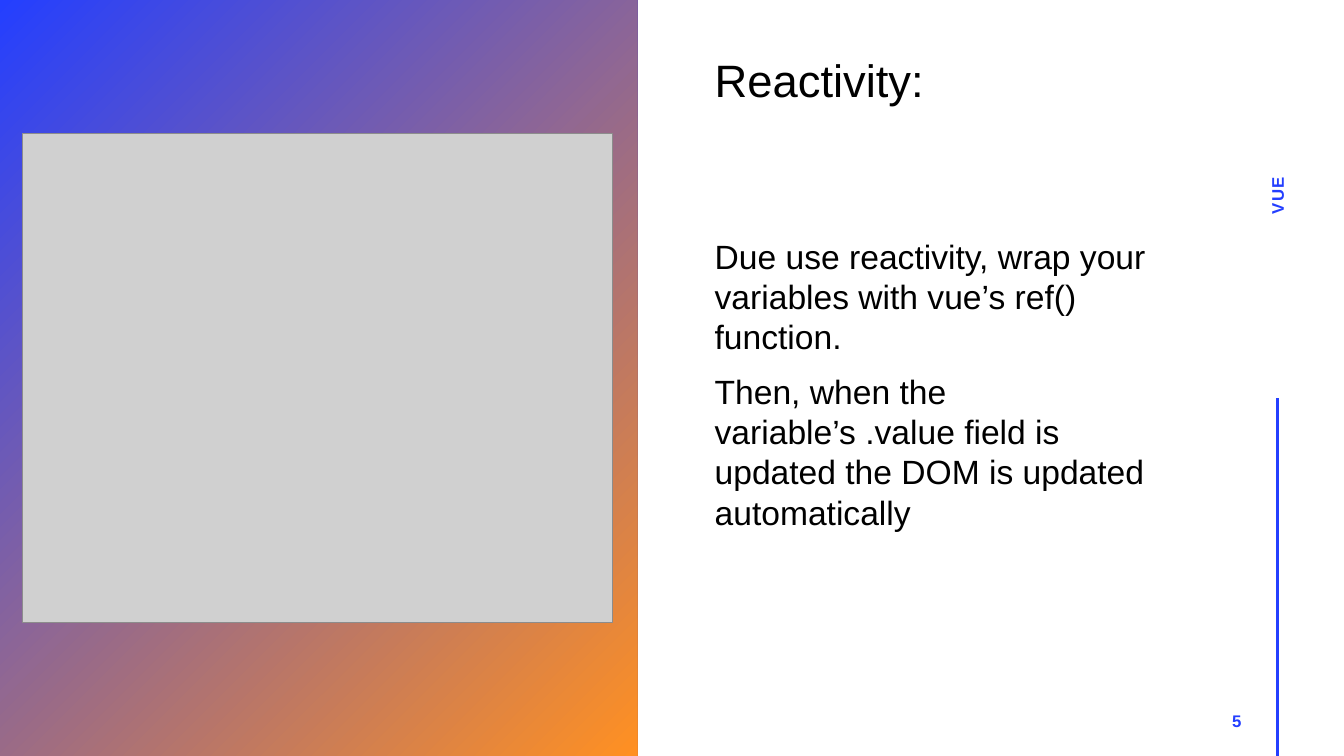
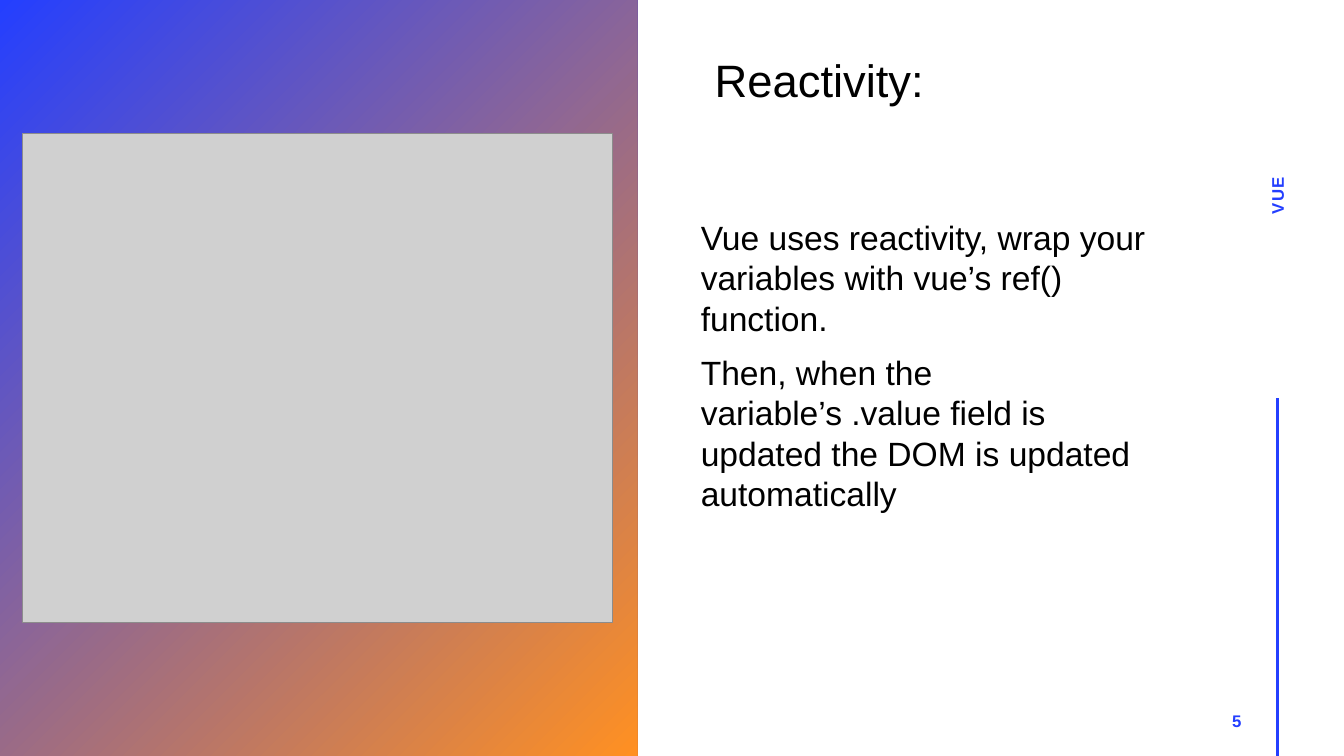
Before and after one commit to Slenderslayer88/Nuxt_Notes, a slide deck: slide 5 of Vue-Notes-App/VUE Presentation.pptx. Drawn at 1344x756 pixels with LibreOffice and Linux fonts; fonts in the diff are those of the drawing; grey boxes stand for pictures. Boxes give left, top, right and bottom in pixels: in the first picture for what was removed or moved away, otherwise in the second. Text is boxed around its words. In the diff, an @@ line names an element or a change of style, - is before the commit and + after.

```diff
--- a/Vue-Notes-App/VUE Presentation.pptx
+++ b/Vue-Notes-App/VUE Presentation.pptx
@@ subtitle "Vue uses reactivity, wrap your ...": place and size @@
-subtitle "Vue uses reactivity, wrap your ..." at [715,244,1145,532]
+subtitle "Vue uses reactivity, wrap your ..." at [701,225,1145,513]
@@ subtitle at [701,225,1145,332]: text changed @@
-Due use reactivity, wrap your variables with vue’s ref() function.
+Vue uses reactivity, wrap your variables with vue’s ref() function.
```
Also in this commit, not shown: 1 other slide changed, 1 slide added, 2 other files.
